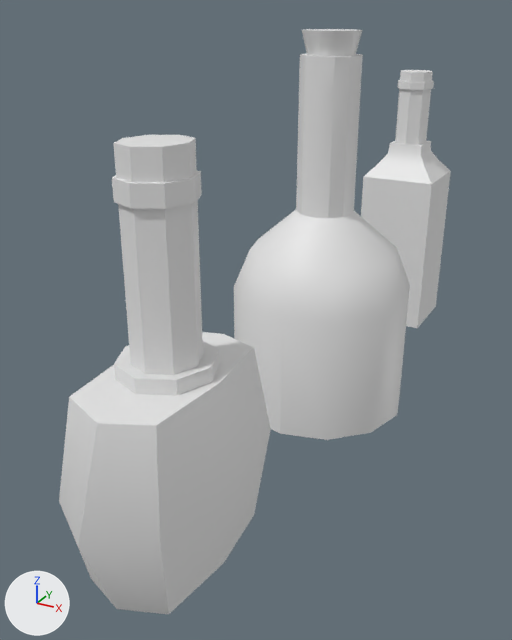
A saved change to the Blender file Swords and Sails/Bottles.blend.
Both versions are drawn from a 50 mm camera at (0.75, -1.76, 1.08) aimed at (-0.09, -0.23, 0.32). The axes (+X, +Y, +Z) are drawn at lower left. The lights are the same throughout.
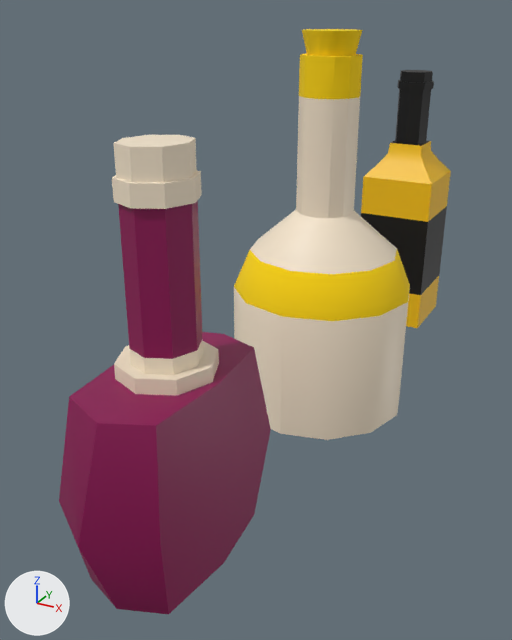
Diff of the bpy script that builds the scene:
```diff
--- a/Swords and Sails/Bottles.blend.py
+++ b/Swords and Sails/Bottles.blend.py
@@ mat_label @@
+mat_label = principled_material('label ')
+mat_label.texture = img_label
@@ mat_whisky @@
+mat_whisky = principled_material('whisky ')
+mat_whisky.texture = img_whisky
@@ mat_label_a @@
+mat_label_a = principled_material('Label A')
+mat_label_a.texture = img_champagne
@@ mat_bottel_a @@
+mat_bottel_a = principled_material('Bottel A')
+mat_bottel_a.texture = img_bottel_a
@@ mat_champagne @@
+mat_champagne = principled_material('champagne ')
+mat_champagne.texture = img_champagne
@@ mat_champagne_label @@
+mat_champagne_label = principled_material('Champagne Label')
+mat_champagne_label.texture = img_champagne_label
+mat_champagne_label.roughness = 5.0
@@ me_cylinder @@
 me_cylinder.from_pydata(...)  # 108 vertices, 98 faces; spans x -1.0..1.0, y -1.0..1.0, z 0.01..4.1
 # used by ob_cylinder; location = (0.0, 0.0, 0.0); scale = (0.252, 0.252, 0.252)
+# me_cylinder part 1: all 24 faces centred in x -0.53..0.53, y -0.53..0.53, z 2.07..2.88 switch from no material to mat_champagne (picture img_champagne)
+# me_cylinder part 2: all 13 faces centred in x -0.93..0.93, y -0.93..0.93, z 0.01..0.71 switch from no material to mat_champagne (picture img_champagne)
+# me_cylinder part 3: all 49 faces centred in x -0.29..0.29, y -0.29..0.29, z 3.53..4.1 switch from no material to mat_champagne_label (picture img_champagne_label)
+# me_cylinder part 4: all 12 faces centred in x -0.85..0.85, y -0.85..0.85, z 1.63 switch from no material to mat_champagne_label (picture img_champagne_label)
@@ me_cube_001 @@
 me_cube_001.from_pydata(...)  # 106 vertices, 104 faces; spans x -0.42..0.42, y -0.95..0.95, z -0.78..2.13
 # used by ob_cube; location = (0.0, -0.751, 0.231); scale = (0.304, 0.304, 0.304)
+# me_cube_001 part 5: all 36 faces centred in x -0.22..0.22, y -0.22..0.22, z 1.78..2.12 switch from no material to mat_label_a (picture img_champagne)
+# me_cube_001 part 6: all 32 faces centred in x -0.29..0.29, y -0.29..0.29, z 0.65..0.8 switch from no material to mat_label_a (picture img_champagne)
+# me_cube_001 part 7: 16 of the faces centred in x -0.38..0.38, y -0.73..0.73, z 0.29..0.66 switch from no material to mat_bottel_a (picture img_bottel_a)
+# me_cube_001 part 8: 8 of the faces centred in x -0.38..0.38, y -0.32..0.32, z -0.77..-0.41 switch from no material to mat_bottel_a (picture img_bottel_a)
+# me_cube_001 part 9: 8 of the faces centred in x -0.2..0.2, y -0.2..0.2, z 1.31..1.32 switch from no material to mat_bottel_a (picture img_bottel_a)
+# me_cube_001 part 10: 2 of the faces centred in x -0.18..0.18, y -0.73, z -0.41 switch from no material to mat_bottel_a (picture img_bottel_a)
@@ me_cube_002 @@
 # used by ob_cube_001; location = (-0.006, 0.757, 0.111); scale = (0.123, 0.123, 0.114)
-me_cube_002.from_pydata(...)  # 69 vertices, 65 faces; spans x -1.0..1.0, y -1.0..1.0, z -1.0..6.8
+me_cube_002.from_pydata(...)  # 77 vertices, 73 faces; spans x -1.0..1.0, y -1.0..1.0, z -1.0..6.8
+# me_cube_002 part 11
+# 4 faces are deleted
+# 8 vertices are added at x -1.0..1.0, y -1.0..1.0, z 0.15..2.56
+# 8 new faces join them, mat_whisky (picture img_whisky)
+# 4 new faces join them, mat_label (picture img_label)
+# me_cube_002 part 12: 48 faces spanning x -0.51..0.51, y -0.51..0.51, z 4.7..6.8 switch from no material to mat_label (picture img_label)
+# me_cube_002 part 13: 13 faces spanning x -1.0..1.0, y -1.0..1.0, z -1.0..4.71 switch from no material to mat_whisky (picture img_whisky)
```

Location of each change, (x1, y1, x2, y2) in pixels of the pictures (512 x 640 px):
part 1 of me_cylinder, recoloured: (250, 96, 397, 274) in both
part 2 of me_cylinder, recoloured (grey to beige): (234, 288, 410, 440) in both
part 3 of me_cylinder, recoloured (grey to yellow): (299, 29, 363, 99) in both
part 4 of me_cylinder, recoloured (white to yellow): (234, 250, 410, 321) in both
part 5 of me_cube_001, recoloured: (112, 135, 202, 209) in both
part 6 of me_cube_001, recoloured (white to beige): (114, 340, 219, 396) in both
part 7 of me_cube_001, recoloured (grey to red): (59, 332, 271, 547) in both
part 8 of me_cube_001, recoloured (grey to brown): (160, 431, 270, 614) in both
part 9 of me_cube_001, recoloured (grey to red): (118, 200, 202, 359) in both
part 10 of me_cube_001, recoloured (grey to red): (64, 514, 169, 614) in both
part 11 of me_cube_002, built on: (361, 171, 451, 328) in both
part 12 of me_cube_002, recoloured (grey to black): (391, 70, 434, 146) in both
part 13 of me_cube_002, recoloured (white to yellow): (364, 141, 450, 184) in both
